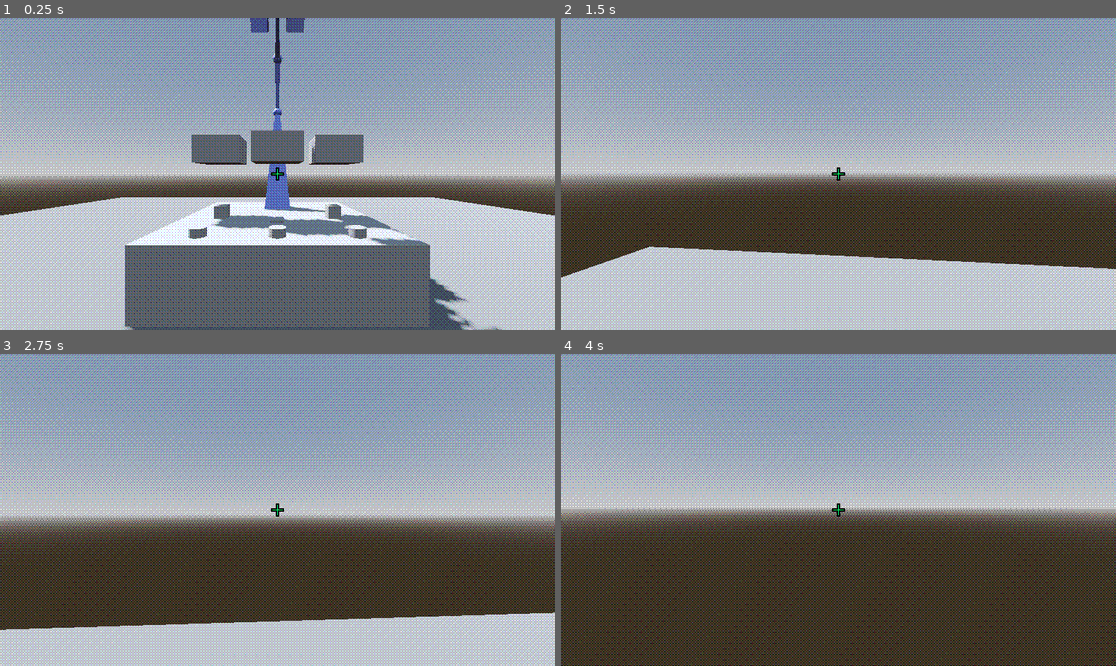
Above: before the commit, frames 1-4 (two rows, left to right).
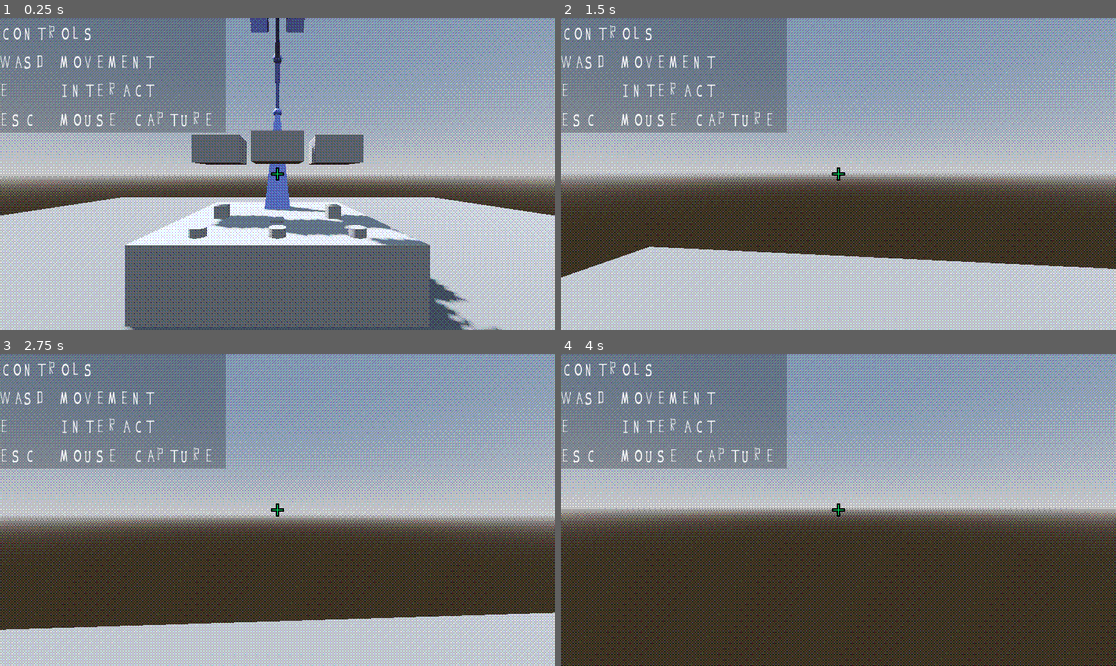
Above: after the commit, the same moments.

Repository: anniesanap/COMP-360-Group-2-Assignment-4
Game: Godot game, scene res://root.tscn
Same seed, same stepped clock (60 frames per second), same inputs: the game is played once before the commit and once after it.
Inputs (mouse positions are in pixels of both pictures, inside the frame that each line leads up to):
- Up to frame 1 (0.25 s): no input
- Up to frame 2 (1.5 s): move the mouse to (866, 174) at 0.52 s; hold E (interact) 0.53-1.28 s; hold W (move_forward) from 0.53 s (still down); tap Space (jump) at 0.77 s; move the mouse to (810, 174) at 1.27 s; tap E (interact) at 1.35 s
- Up to frame 3 (2.75 s): keep holding W (move_forward); tap Space (jump) at 1.52 s; move the mouse to (288, 503) at 2.02 s; hold E (interact) from 2.03 s (still down)
- Up to frame 4 (4 s): keep holding W (move_forward); move the mouse to (832, 516) at 2.77 s; release E (interact) at 2.78 s; tap E (interact) at 2.85 s; tap Space (jump) at 3.02, 3.77 s; tap Enter at 3.5 s; move the mouse to (877, 513) at 3.52 s; hold E (interact) from 3.53 s (still down)

The runs differ from the first frame. In frame 1, 15% of the frame differs, in the area x 0-51%, y 0-51%; in frame 2, 15%; in frame 3, 15%; in frame 4, 15%.

Commit message:
Display controls in corner of screen

Diff:
--- a/root.tscn
+++ b/root.tscn
@@ -10,6 +10,7 @@
 [ext_resource type="Shader" path="res://dither.gdshader" id="7_x1o7q"]
 [ext_resource type="Texture2D" uid="uid://dlfqishbq34t6" path="res://64x64_dither.png" id="8_x6vmd"]
 [ext_resource type="Script" path="res://screen_dither.gd" id="9_w574o"]
+[ext_resource type="FontFile" uid="uid://b7gbqdiap2spu" path="res://Assignment4-Regular.otf" id="11_cq1h0"]
 
 [sub_resource type="ProceduralSkyMaterial" id="ProceduralSkyMaterial_fxind"]
 sky_horizon_color = Color(0.64625, 0.65575, 0.67075, 1)
@@ -573,6 +574,10 @@
 shader_parameter/num_colours = Vector3(2, 2, 2)
 shader_parameter/dither_texture = ExtResource("8_x6vmd")
 
+[sub_resource type="FontVariation" id="FontVariation_0fuet"]
+base_font = ExtResource("11_cq1h0")
+spacing_glyph = 25
+
 [node name="root" type="Node3D"]
 script = ExtResource("1_5epa4")
 
@@ -797,38 +802,6 @@
 [node name="buttonMesh" type="MeshInstance3D" parent="button3"]
 mesh = SubResource("CylinderMesh_ha72p")
 
-[node name="crossHair" type="CenterContainer" parent="."]
-anchors_preset = 15
-anchor_right = 1.0
-anchor_bottom = 1.0
-grow_horizontal = 2
-grow_vertical = 2
-mouse_filter = 2
-
-[node name="veritcalSegmentOutline" type="ColorRect" parent="crossHair"]
-custom_minimum_size = Vector2(6, 26)
-layout_mode = 2
-mouse_filter = 2
-color = Color(0, 0, 0, 1)
-
-[node name="horizontalSegmentOutline" type="ColorRect" parent="crossHair"]
-custom_minimum_size = Vector2(26, 6)
-layout_mode = 2
-mouse_filter = 2
-color = Color(0, 0, 0, 1)
-
-[node name="horizontalSegment" type="ColorRect" parent="crossHair"]
-custom_minimum_size = Vector2(22, 2)
-layout_mode = 2
-mouse_filter = 2
-color = Color(0, 1, 0.439216, 1)
-
-[node name="veritcalSegment" type="ColorRect" parent="crossHair"]
-custom_minimum_size = Vector2(2, 22)
-layout_mode = 2
-mouse_filter = 2
-color = Color(0, 1, 0.439216, 1)
-
 [node name="screenDither" type="ColorRect" parent="."]
 material = SubResource("ShaderMaterial_vr53m")
 anchors_preset = 15
@@ -838,3 +811,72 @@
 grow_vertical = 2
 mouse_filter = 2
 script = ExtResource("9_w574o")
+
+[node name="ui" type="Control" parent="."]
+layout_mode = 3
+anchors_preset = 15
+anchor_right = 1.0
+anchor_bottom = 1.0
+grow_horizontal = 2
+grow_vertical = 2
+mouse_filter = 2
+
+[node name="crossHair" type="CenterContainer" parent="ui"]
+layout_mode = 1
+anchors_preset = 15
+anchor_right = 1.0
+anchor_bottom = 1.0
+grow_horizontal = 2
+grow_vertical = 2
+mouse_filter = 2
+
+[node name="veritcalSegmentOutline" type="ColorRect" parent="ui/crossHair"]
+custom_minimum_size = Vector2(6, 26)
+layout_mode = 2
+mouse_filter = 2
+color = Color(0, 0, 0, 1)
+
+[node name="horizontalSegmentOutline" type="ColorRect" parent="ui/crossHair"]
+custom_minimum_size = Vector2(26, 6)
+layout_mode = 2
+mouse_filter = 2
+color = Color(0, 0, 0, 1)
+
+[node name="horizontalSegment" type="ColorRect" parent="ui/crossHair"]
+custom_minimum_size = Vector2(22, 2)
+layout_mode = 2
+mouse_filter = 2
+color = Color(0, 1, 0.439216, 1)
+
+[node name="veritcalSegment" type="ColorRect" parent="ui/crossHair"]
+custom_minimum_size = Vector2(2, 22)
+layout_mode = 2
+mouse_filter = 2
+color = Color(0, 1, 0.439216, 1)
+
+[node name="cornerText" type="RichTextLabel" parent="ui"]
+clip_contents = false
+layout_mode = 1
+offset_right = 390.0
+offset_bottom = 222.0
+mouse_filter = 2
+theme_override_colors/default_color = Color(1, 1, 1, 1)
+theme_override_fonts/normal_font = SubResource("FontVariation_0fuet")
+theme_override_font_sizes/normal_font_size = 60
+text = "CONTROLS
+WASD MOVEMENT
+E    INTERACT
+ESC  MOUSE CAPTURE "
+fit_content = true
+autowrap_mode = 0
+
+[node name="cornerBackground" type="ColorRect" parent="ui/cornerText"]
+show_behind_parent = true
+layout_mode = 1
+anchors_preset = 15
+anchor_right = 1.0
+anchor_bottom = 1.0
+grow_horizontal = 2
+grow_vertical = 2
+mouse_filter = 2
+color = Color(0, 0, 0, 0.239216)
Not shown, added: Assignment4-Regular.otf.import
Not shown: 1 places in root.tscn that only renumber resources
